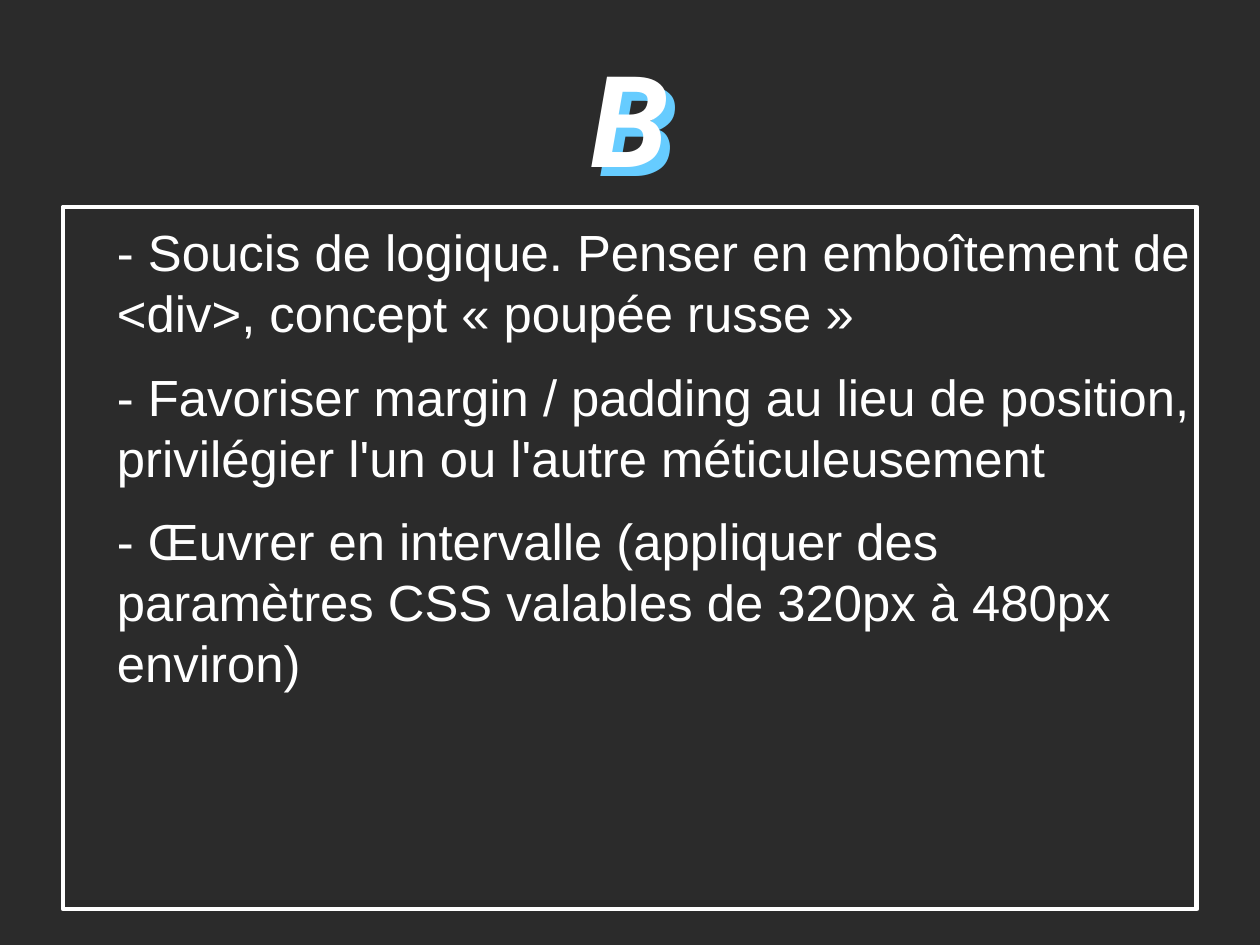
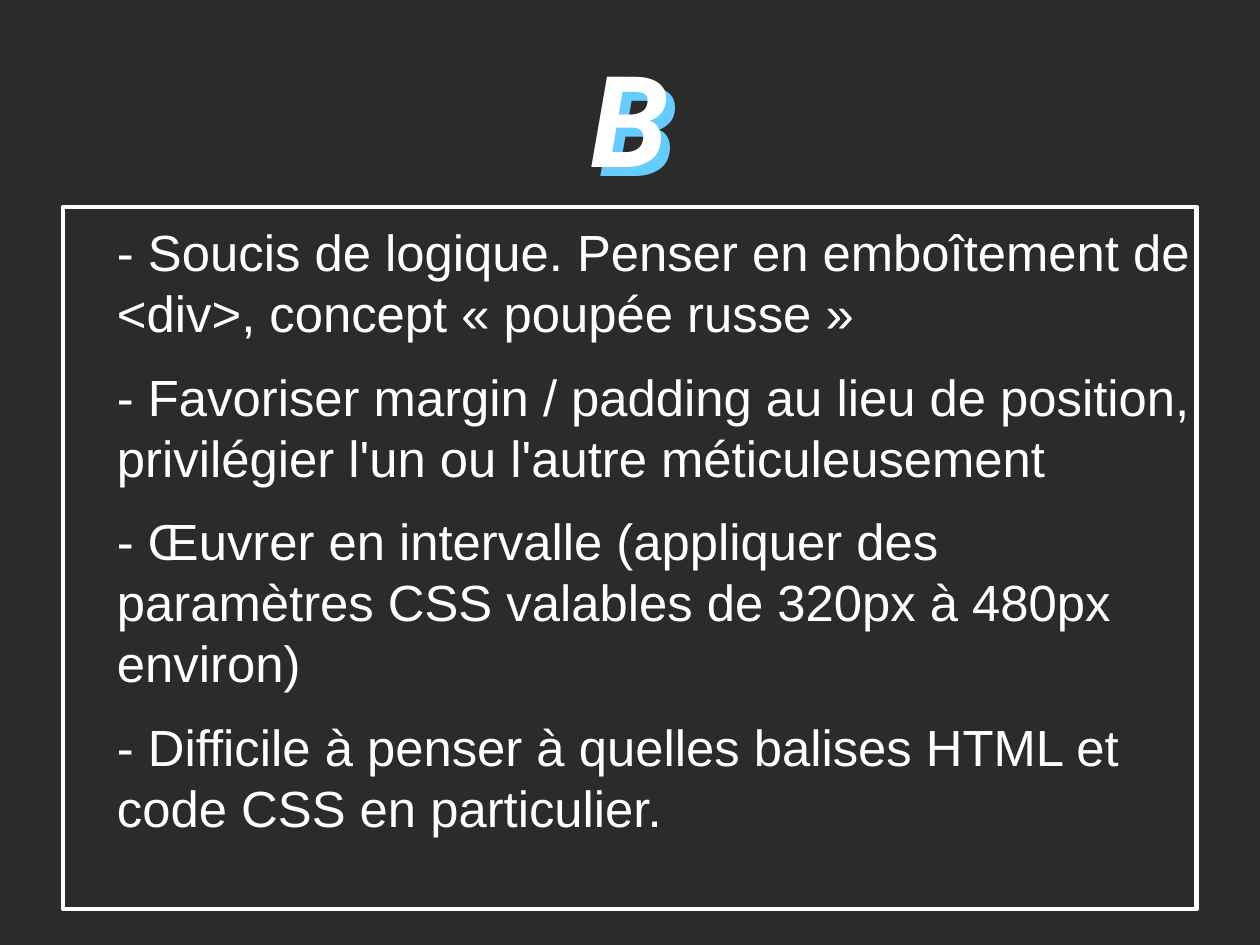
Before and after one commit to KilianGu/WebAgency, a slide deck: slide 13 of PresentationProjetODP.odp. Drawn at 1260x945 pixels with LibreOffice and Linux fonts; fonts in the diff are those of the drawing; background and template pictures are left out; a plain dark background stands for a picture behind light text. Boxes give left, top, right and bottom in pixels: in the first picture for what was removed or moved away, otherwise in the second. Text is boxed around its words. In the diff, an @@ line names an element or a change of style, - is before the commit and + after.

```diff
--- a/PresentationProjetODP.odp
+++ b/PresentationProjetODP.odp
@@ text at <box>117,728,1118,837</box>: paragraph added @@
+- Difficile à penser à quelles balises HTML et code CSS en particulier.
```
Also in this commit, not shown: 3 other files.
